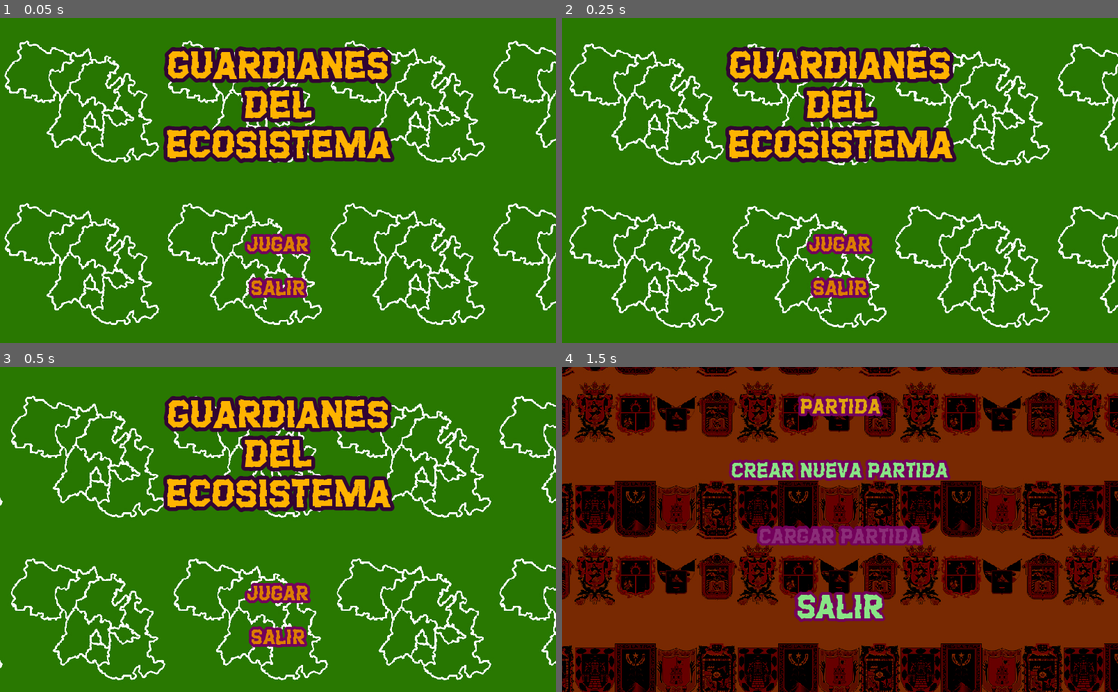
Above: before the commit, frames 1-4 (two rows, left to right).
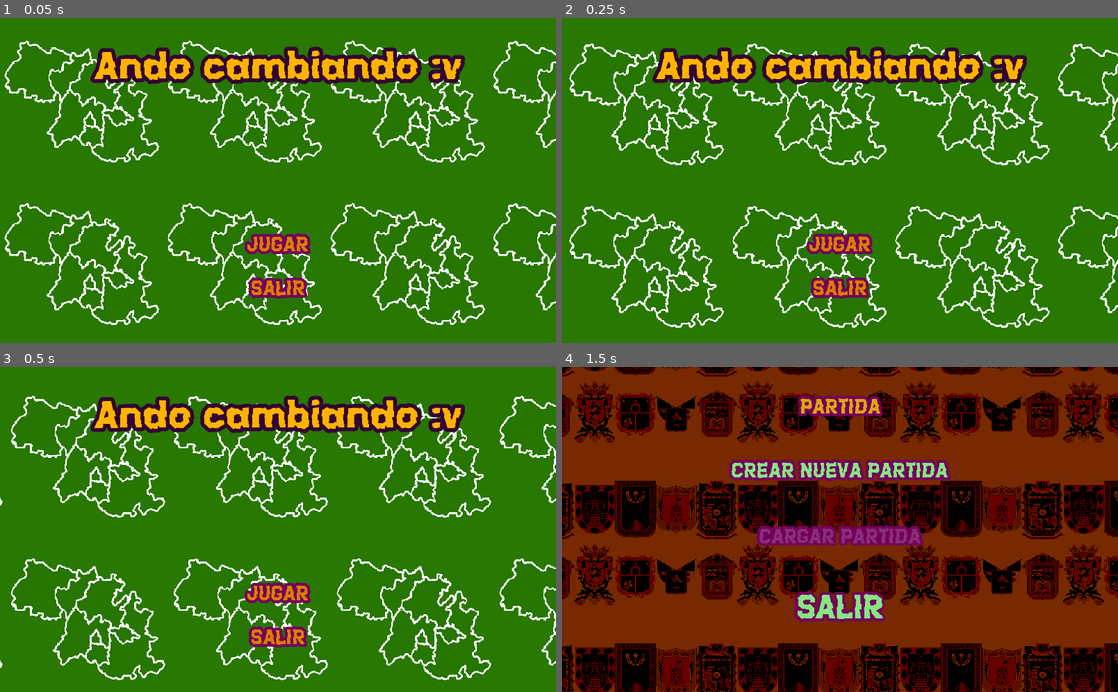
Above: after the commit, the same moments.

Repository: MauricioAlemanD/GuardianesDelEcosistema2
Game: Godot game, scene res://Escena/MenuInicial.tscn
Same seed, same stepped clock (60 frames per second), same inputs: the game is played once before the commit and once after it.
Inputs:
- Up to frame 1 (0.05 s): no input
- Up to frame 2 (0.25 s): no input
- Up to frame 3 (0.5 s): no input
- Up to frame 4 (1.5 s): click "JUGAR" at 0.5 s; hold Right (ui_right) from 1.28 s (still down)

The runs differ from the first frame. In frame 1, 10% of the frame differs, in the area x 16-84%, y 8-45%; in frame 2, 10%; in frame 3, 10%; in frame 4, nothing differs.

Commit message:
hice un change

Diff:
--- a/Escena/MenuInicial.tscn
+++ b/Escena/MenuInicial.tscn
@@ -28,12 +28,10 @@
 
 [node name="Label" type="Label" parent="VBoxContainer2"]
 margin_right = 864.0
-margin_bottom = 219.0
+margin_bottom = 71.0
 custom_colors/font_color = Color( 1, 0.705882, 0, 1 )
 custom_fonts/font = SubResource( 1 )
-text = "	GUARDIANES
-	DEL
-	ECOSISTEMA"
+text = "	Ando cambiando :v"
 align = 1
 
 [node name="vbxBotones" type="VBoxContainer" parent="."]
